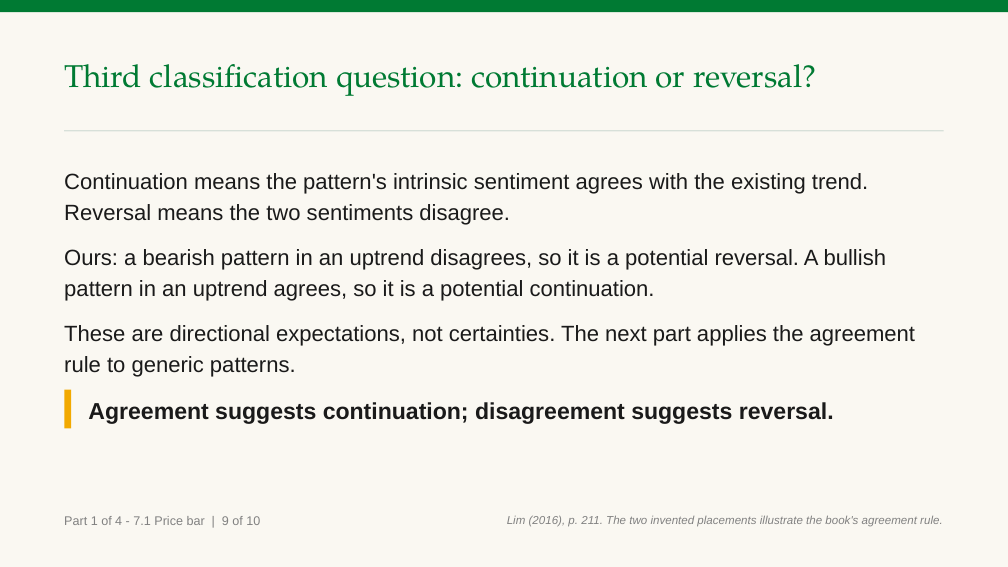
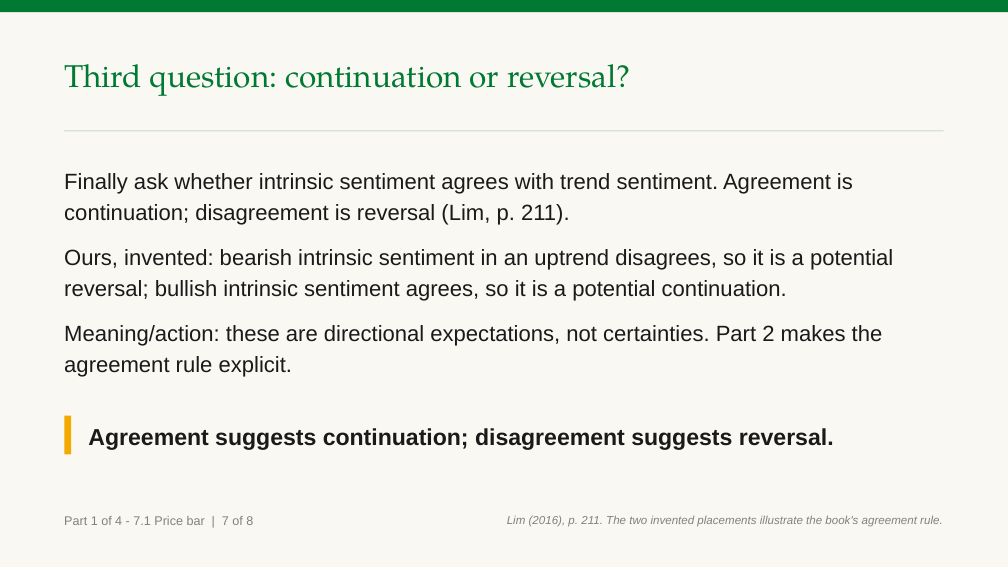
Before and after one commit to benjiesotelo-sudo/Telos_FIN1209, a slide deck: slide 10 of chapter-07/FIN1209-Chapter-07.pptx (slide 13 before the commit). Drawn at 1008x567 pixels with LibreOffice and Linux fonts; fonts in the diff are those of the drawing. Boxes give left, top, right and bottom in pixels: in the first picture for what was removed or moved away, otherwise in the second. Text is boxed around its words. In the diff, an @@ line names an element or a change of style, - is before the commit and + after.

Commit message:
Fix Chapter 7 Part 1 reader findings

```diff
--- a/chapter-07/FIN1209-Chapter-07.pptx
+++ b/chapter-07/FIN1209-Chapter-07.pptx
@@ text at bbox=[64, 64, 631, 96]: text changed @@
-Third classification question: continuation or reversal?
+Third question: continuation or reversal?
@@ text at bbox=[64, 173, 893, 377]: text changed @@
-Continuation means the pattern's intrinsic sentiment agrees with the existing trend. Reversal means the two sentiments disagree.
-Ours: a bearish pattern in an uptrend disagrees, so it is a potential reversal. A bullish pattern in an uptrend agrees, so it is a potential continuation.
-These are directional expectations, not certainties. The next part applies the agreement rule to generic patterns.
+Finally ask whether intrinsic sentiment agrees with trend sentiment. Agreement is continuation; disagreement is reversal (Lim, p. 211).
+Ours, invented: bearish intrinsic sentiment in an uptrend disagrees, so it is a potential reversal; bullish intrinsic sentiment agrees, so it is a potential continuation.
+Meaning/action: these are directional expectations, not certainties. Part 2 makes the agreement rule explicit.
@@ rectangle: place and size @@
-rectangle at bbox=[64, 389, 71, 428]
+rectangle at bbox=[64, 416, 71, 454]
@@ text "Agreement suggests continuation; disagreement suggests ...": place and size @@
-text "Agreement suggests continuation; disagreement suggests ..." at bbox=[88, 402, 834, 424]
+text "Agreement suggests continuation; disagreement suggests ..." at bbox=[88, 428, 834, 450]
@@ text at bbox=[64, 516, 253, 525]: text changed @@
-Part 1 of 4 - 7.1 Price bar | 9 of 10
+Part 1 of 4 - 7.1 Price bar | 7 of 8
```
Also in this commit, not shown: 14 other slides changed, 7 slides added, 9 slides removed, 1 other file.
